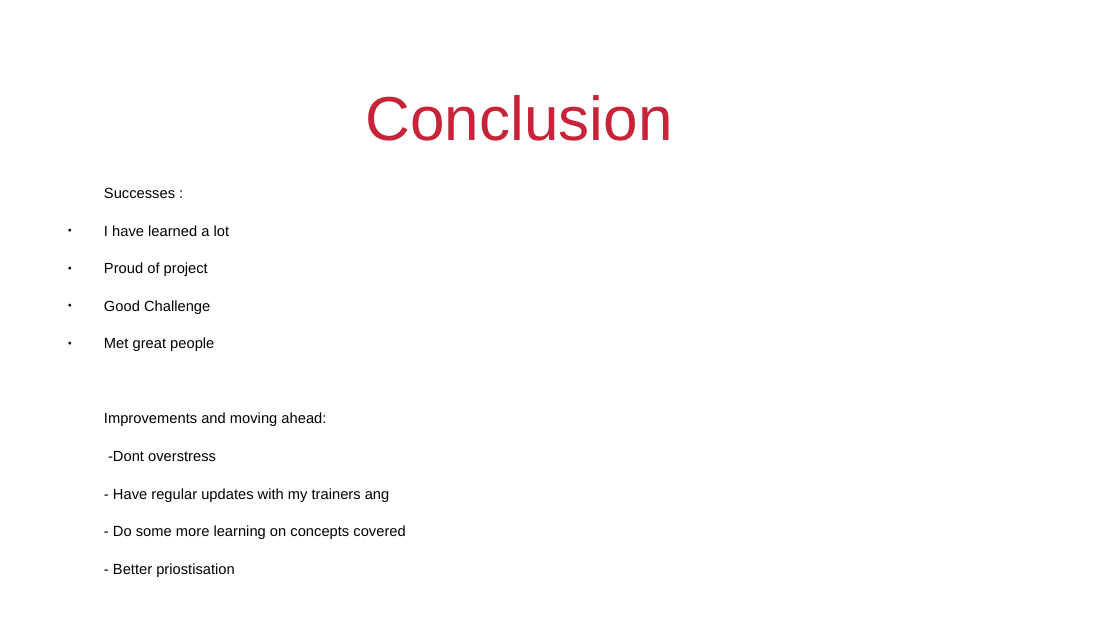
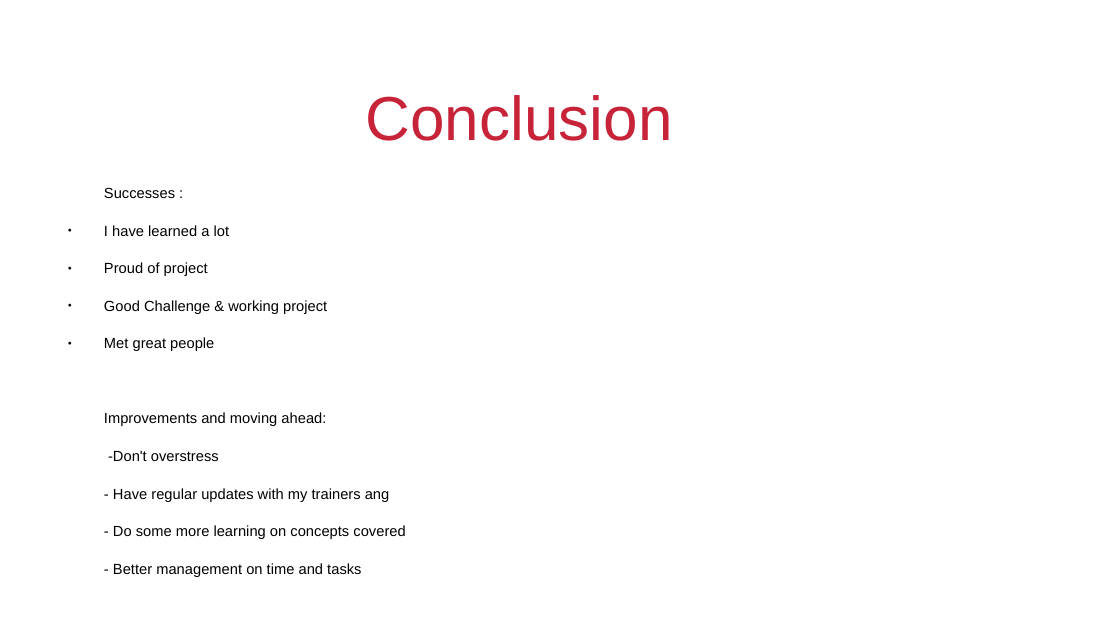
Before and after one commit to SehunB-QA/20DecSDET2-IMS-Starter, a slide deck: slide 23 of Presentantion/IMS Assignment Presentation.odp. Drawn at 1120x630 pixels with LibreOffice and Linux fonts; fonts in the diff are those of the drawing; background and template pictures are left out. Boxes give left, top, right and bottom in pixels: in the first picture for what was removed or moved away, otherwise in the second. Text is boxed around its words. In the diff, an @@ line names an element or a change of style, - is before the commit and + after.

```diff
--- a/Presentantion/IMS Assignment Presentation.odp
+++ b/Presentantion/IMS Assignment Presentation.odp
@@ text at box(104, 300, 327, 314): text changed @@
-● Good Challenge
+● Good Challenge & working project
@@ text at box(108, 451, 219, 461): text changed @@
--Dont overstress
+-Don't overstress
@@ text at box(113, 563, 361, 577): text changed @@
-- Better priostisation
+- Better management on time and tasks
```
Also in this commit, not shown: 3 other slides changed, 3 slides added, 3 slides removed, 2 other files.
